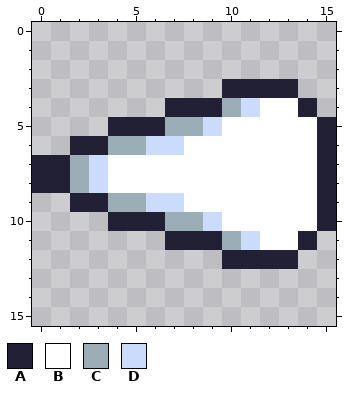
Edited in one commit: pixel-art sprite (DeathRoom666/assets/images/bullet.png). This is how it looked before the edit.
The file is 32x32 pixels, drawn in blocks of 2x2; one block is one cell here.
Palette (. is transparent): A #222034  B #ffffff  C #9badb7  D #cbdbfc
Pixels before, first column x 0:
 3 ..........AAAA..
 4 .......AAACDBBA.
 5 ....AAACCDBBBBBA
 6 ..AACCDDBBBBBBBA
 7 AACDBBBBBBBBBBBA
 8 AACDBBBBBBBBBBBA
 9 ..AACCDDBBBBBBBA
10 ....AAACCDBBBBBA
11 .......AAACDBBA.
12 ..........AAAA..
And afterwards:
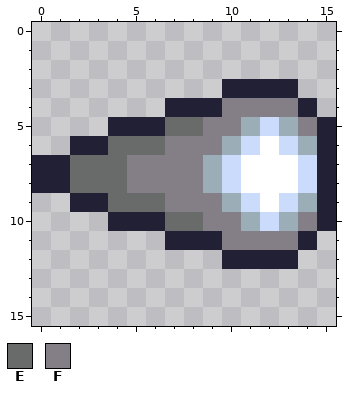
Colours new in this view: E #696a6a  F #847e87
The edit:
Changed rows in their new state; - is an unchanged pixel.
first column x 2:
 4 --------FFFF-
 5 -----EEFFCDCF
 6 --EEEFFFCD-DC
 7 EEEFFFFCD---D
 8 EEEFFFFCD---D
 9 --EEEFFFCD-DC
10 -----EEFFCDCF
11 --------FFFF-
Pixel boxes of the changes (left, top, right, bottom) in both pictures:
changed: (70, 98, 317, 250)
